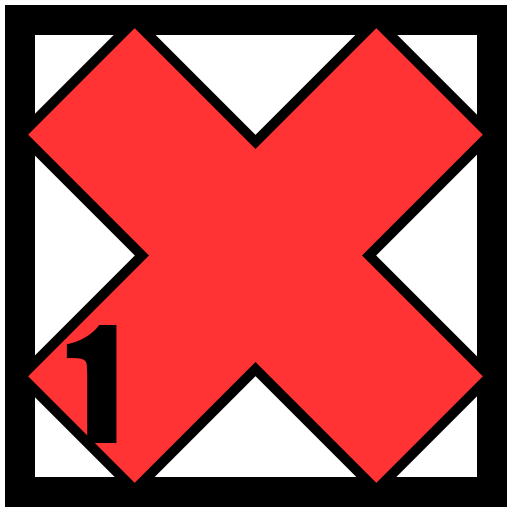
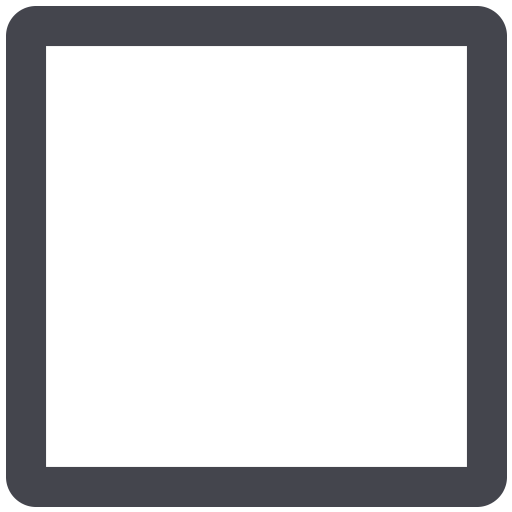
Layers edited between the first and the second w=512, h=512 image:
removed layer "1" over [66,325,117,443]
removed layer "長方形 2" over [14,14,497,497]
renamed "長方形 1" to "box", painted on it over [5,5,507,507]
